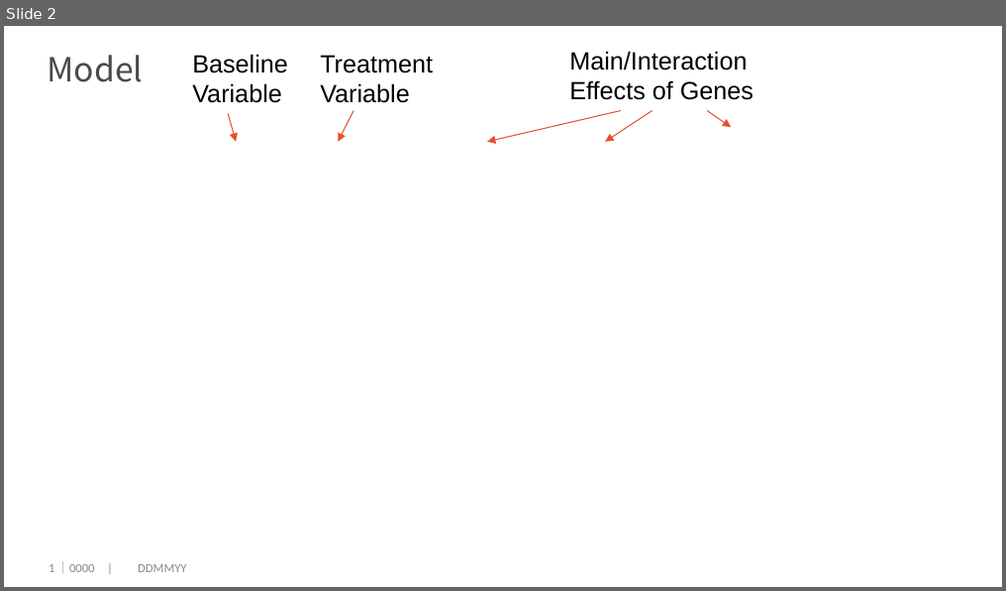
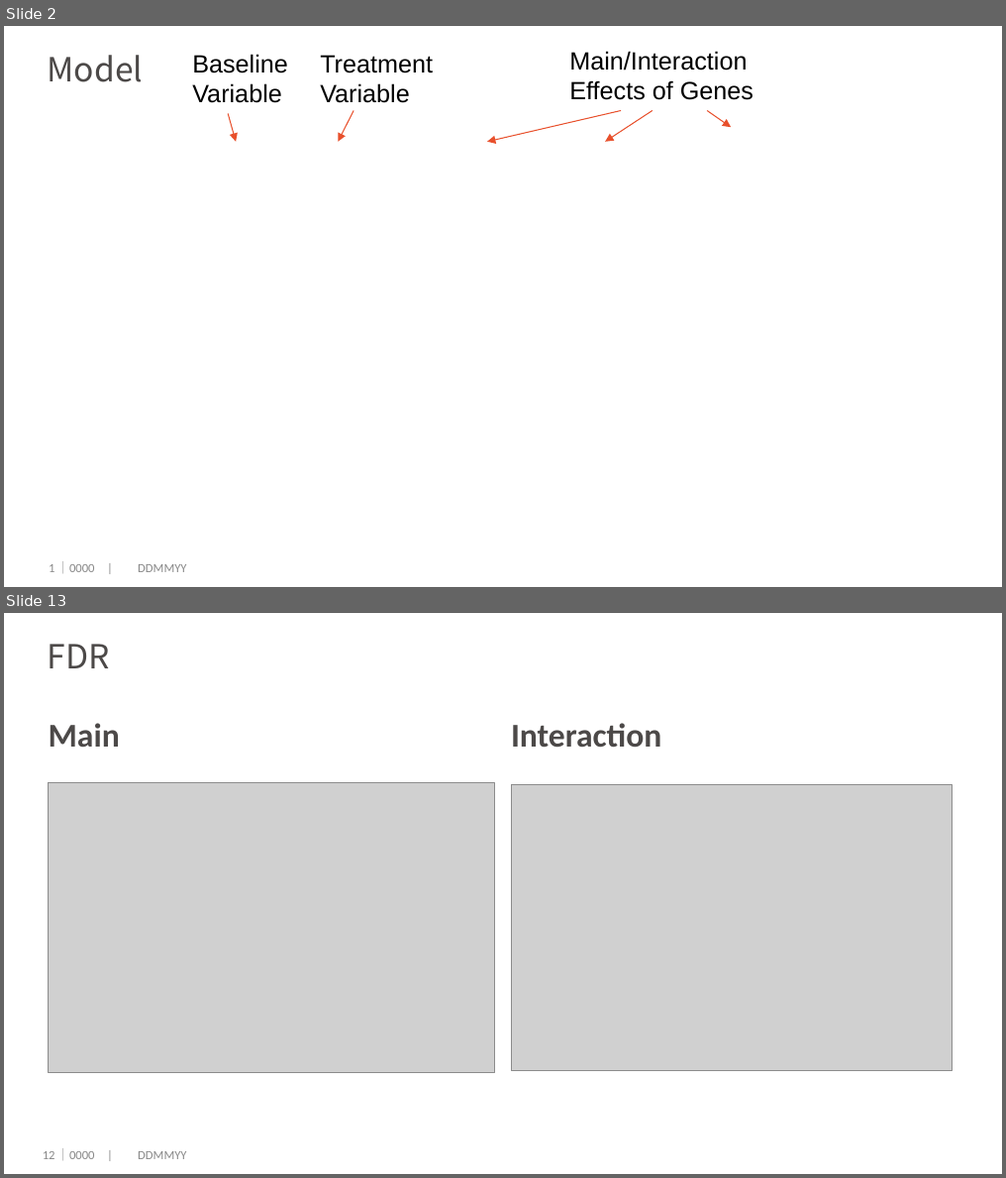
Before and after one commit to dengwx11/GroupLasso, a slide deck: manu & slides/717simulation.pptx. Shown one above the other, each under a label of ours: slide 2 before the commit, slides 2 and 13 after it; the slides between them are not shown. The pictures are 1006x591 and 1006x1178 pixels, drawn with LibreOffice and Linux fonts; fonts in the diff are those of the drawing; grey boxes stand for pictures; background and template pictures are left out. Boxes give left, top, right and bottom in pixels: in the first picture for what was removed or moved away, otherwise in the second. Text is boxed around its words. In the diff, an @@ line names an element or a change of style, - is before the commit and + after.

```diff
--- a/manu & slides/717simulation.pptx
+++ b/manu & slides/717simulation.pptx
@@ slide 13 added at bbox=[4, 613, 1002, 1174], background #FFFFFF @@
@@ title added at bbox=[48, 644, 110, 668], 24 pt, text #4C4948 @@
+FDR
@@ text added at bbox=[49, 723, 120, 748], 24 pt, text #4C4948, bold @@
+Main
@@ text added at bbox=[511, 723, 661, 748], 24 pt, text #4C4948, bold @@
+Interaction
@@ picture added at bbox=[48, 783, 495, 1073] @@
@@ picture added at bbox=[511, 784, 952, 1070] @@
@@ page number added at bbox=[43, 1152, 55, 1159], 9 pt, text #898989 @@
+12
@@ text added at bbox=[56, 1149, 186, 1160], 9 pt, text #898989 @@
+｜0000 | DDMMYY
```
Also in this commit, not shown: 5 slides changed, 9 other slides added, 3 slides removed, 1 other file.
